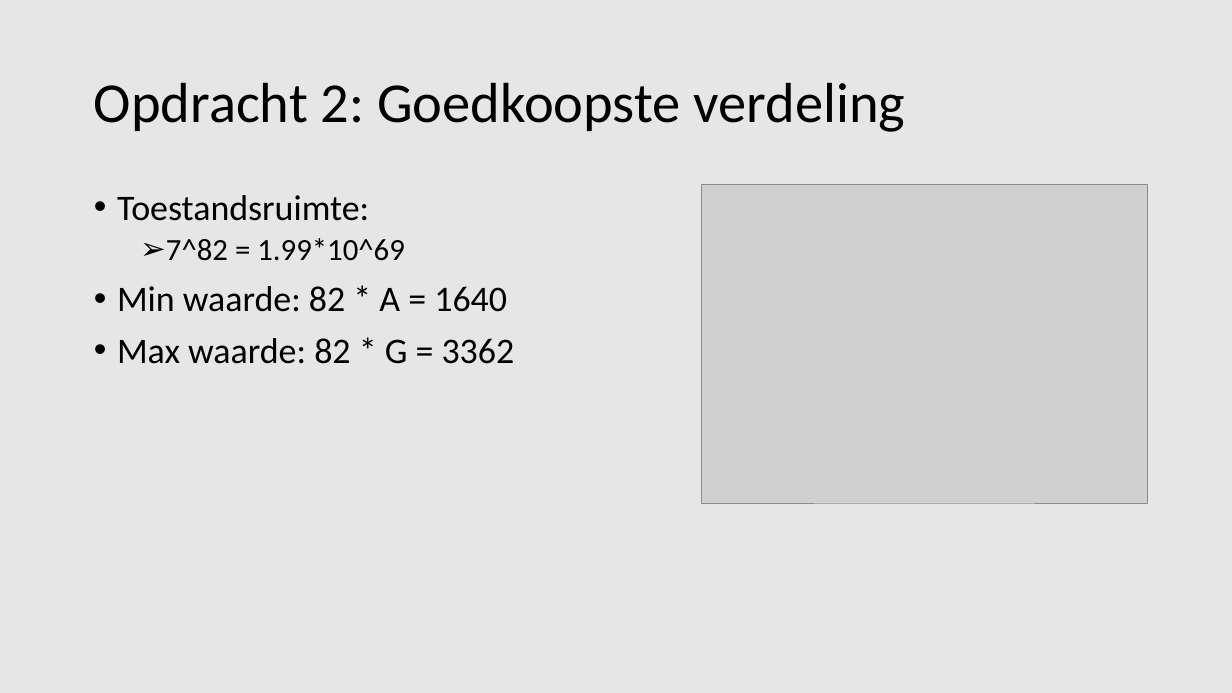
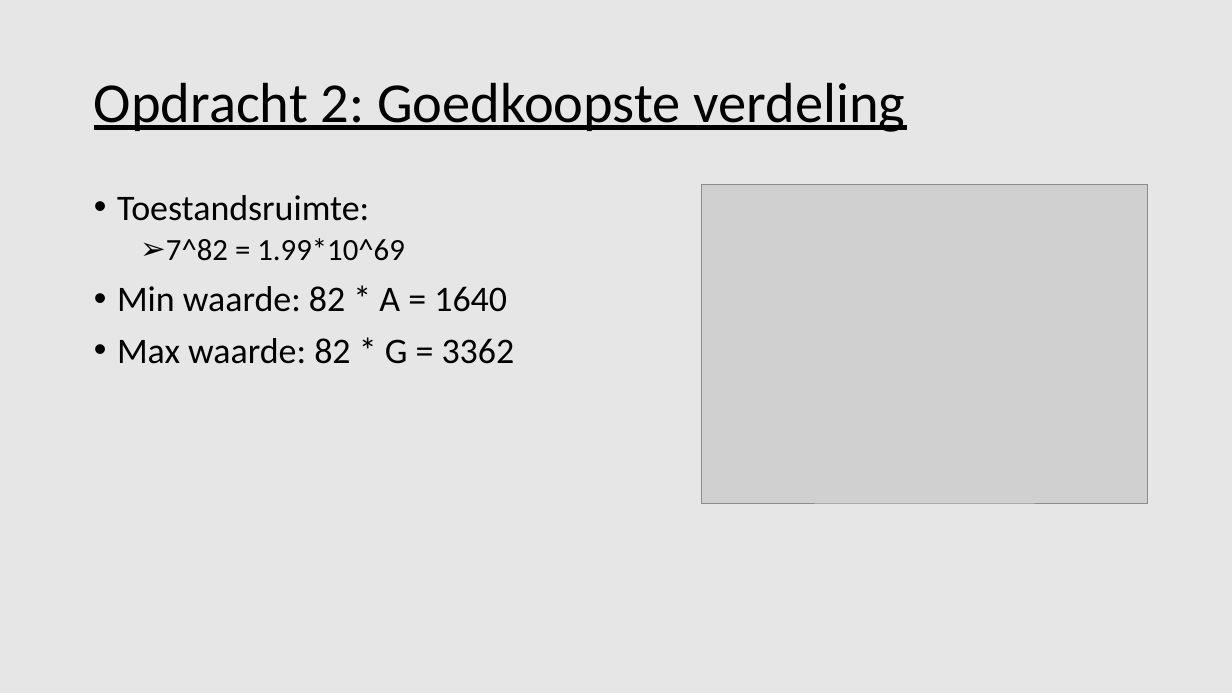
Before and after one commit to Tomttaw/Radio-Russia, a slide deck: slide 8 of eindpresentatie.pptx (slide 9 before the commit). Drawn at 1232x693 pixels with LibreOffice and Linux fonts; fonts in the diff are those of the drawing; grey boxes stand for pictures. Boxes give left, top, right and bottom in pixels: in the first picture for what was removed or moved away, otherwise in the second. Text is boxed around its words. In the diff, an @@ line names an element or a change of style, - is before the commit and + after.

```diff
--- a/eindpresentatie.pptx
+++ b/eindpresentatie.pptx
@@ title "Opdracht 2: Goedkoopste verdeling" at [94, 82, 906, 132]: underline on @@
```
Also in this commit, not shown: 1 other slide changed, 1 slide removed.
